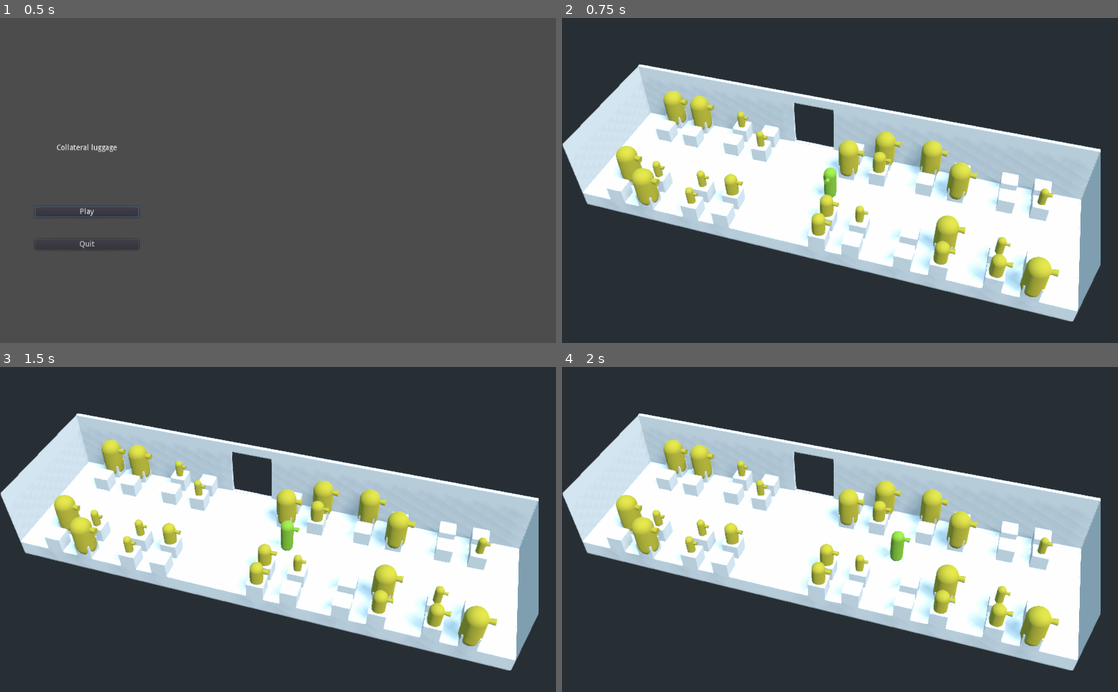
Above: before the commit, frames 1-4 (two rows, left to right).
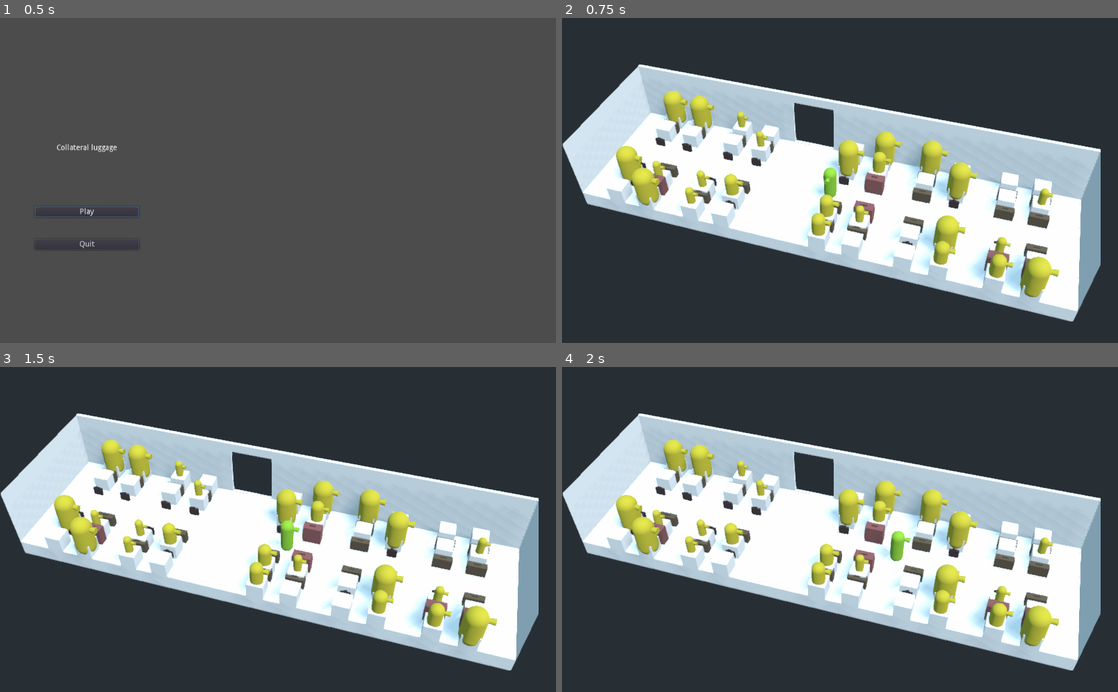
Above: after the commit, the same moments.

Repository: the-last-willy/game_jam_22_07
Game: Godot game, scene res://Game/Scenes/Main/Main.tscn
Two runs of this game, one before a commit and one after it. Both use one fixed random seed, a clock stepped at 60 frames per second and the inputs below.
Inputs (mouse positions are in pixels of both pictures, inside the frame that each line leads up to):
- Up to frame 1 (0.5 s): no input
- Up to frame 2 (0.75 s): click "Play" at 0.5 s
- Up to frame 3 (1.5 s): tap Enter (ui_accept) at 1.25 s; move the mouse to (400, 513) at 1.27 s; hold D (move_right) from 1.28 s (still down); tap Space (grab) at 1.35 s; click (400, 513) at 1.42 s
- Up to frame 4 (2 s): keep holding D (move_right); tap Enter (ui_accept) at 1.52 s

Frame 1 is identical in both runs. In frame 2, 2.4% of the frame differs, in the area x 11-88%, y 30-82%; in frame 3, 2.4%; in frame 4, 2.4%.

Commit message:
Seat luggage placement

Diff:
--- /dev/null
+++ b/Game/Props/Seat/Seat.gd
@@ -0,0 +1,16 @@
+extends Spatial
+
+enum LuggagePlacement { left, right }
+
+export(LuggagePlacement) var luggage_placement = LuggagePlacement.left
+
+var luggage_scene = load("res://Game/Props/Luggage/Luggage.tscn")
+
+func _ready():
+	var luggage = luggage_scene.instance()
+	match(luggage_placement):
+		LuggagePlacement.left:
+			luggage.transform = $LuggagePlacement/Left.transform
+		LuggagePlacement.right:
+			luggage.transform = $LuggagePlacement/Right.transform
+	add_child(luggage)
--- a/Game/Props/Seat/Seat.tscn
+++ b/Game/Props/Seat/Seat.tscn
@@ -1,6 +1,7 @@
-[gd_scene load_steps=4 format=2]
+[gd_scene load_steps=5 format=2]
 
 [ext_resource path="res://Game/Character/PassengerSpawner/PassengerSpawner.tscn" type="PackedScene" id=1]
+[ext_resource path="res://Game/Props/Seat/Seat.gd" type="Script" id=2]
 
 [sub_resource type="CubeMesh" id=1]
 size = Vector3( 0.5, 0.5, 0.5 )
@@ -9,6 +10,8 @@
 data = PoolVector3Array( -0.25, 0.25, 0.25, 0.25, 0.25, 0.25, -0.25, -0.25, 0.25, 0.25, 0.25, 0.25, 0.25, -0.25, 0.25,  …(608 unchanged characters)…
 
 [node name="Seat" type="Spatial"]
+script = ExtResource( 2 )
+luggage_placement = 1
 
 [node name="Model" type="MeshInstance" parent="."]
 transform = Transform( 1, 0, 0, 0, 1, 0, 0, 0, 1, 0, 0.25, 0 )
@@ -21,3 +24,11 @@
 shape = SubResource( 2 )
 
 [node name="PassengerSpawner" parent="." instance=ExtResource( 1 )]
+
+[node name="LuggagePlacement" type="Spatial" parent="."]
+
+[node name="Left" type="Spatial" parent="LuggagePlacement"]
+transform = Transform( 1, 0, 0, 0, 1, 0, 0, 0, 1, 0, 0, 0.5 )
+
+[node name="Right" type="Spatial" parent="LuggagePlacement"]
+transform = Transform( 1, 0, 0, 0, 1, 0, 0, 0, 1, 0, 0, -0.5 )
--- a/Game/Scenes/Level/AircraftCabin.tscn
+++ b/Game/Scenes/Level/AircraftCabin.tscn
@@ -167,15 +167,19 @@
 
 [node name="Seat" parent="AllSeats/Seats6" instance=ExtResource( 1 )]
 transform = Transform( 1, 0, 0, 0, 1, 0, 0, 0, 1, -0.5, 0, -0.375 )
+luggage_placement = 0
 
 [node name="Seat2" parent="AllSeats/Seats6" instance=ExtResource( 1 )]
 transform = Transform( 1, 0, 0, 0, 1, 0, 0, 0, 1, 0.5, 0, -0.375 )
+luggage_placement = 0
 
 [node name="Seat3" parent="AllSeats/Seats6" instance=ExtResource( 1 )]
 transform = Transform( 1, 0, 0, 0, 1, 0, 0, 0, 1, -0.5, 0, 0.375 )
+luggage_placement = 0
 
 [node name="Seat4" parent="AllSeats/Seats6" instance=ExtResource( 1 )]
 transform = Transform( 1, 0, 0, 0, 1, 0, 0, 0, 1, 0.5, 0, 0.375 )
+luggage_placement = 0
 
 [node name="Seats7" type="Spatial" parent="AllSeats"]
 transform = Transform( 1, 0, 0, 0, 1, 0, 0, 0, 1, 3.25, 0, -1.5 )
@@ -185,15 +189,19 @@
 
 [node name="Seat" parent="AllSeats/Seats7" instance=ExtResource( 1 )]
 transform = Transform( 1, 0, 0, 0, 1, 0, 0, 0, 1, -0.5, 0, -0.375 )
+luggage_placement = 0
 
 [node name="Seat2" parent="AllSeats/Seats7" instance=ExtResource( 1 )]
 transform = Transform( 1, 0, 0, 0, 1, 0, 0, 0, 1, 0.5, 0, -0.375 )
+luggage_placement = 0
 
 [node name="Seat3" parent="AllSeats/Seats7" instance=ExtResource( 1 )]
 transform = Transform( 1, 0, 0, 0, 1, 0, 0, 0, 1, -0.5, 0, 0.375 )
+luggage_placement = 0
 
 [node name="Seat4" parent="AllSeats/Seats7" instance=ExtResource( 1 )]
 transform = Transform( 1, 0, 0, 0, 1, 0, 0, 0, 1, 0.5, 0, 0.375 )
+luggage_placement = 0
 
 [node name="Seats8" type="Spatial" parent="AllSeats"]
 transform = Transform( 1, 0, 0, 0, 1, 0, 0, 0, 1, 5.75, 0, -1.5 )
@@ -203,15 +211,19 @@
 
 [node name="Seat" parent="AllSeats/Seats8" instance=ExtResource( 1 )]
 transform = Transform( 1, 0, 0, 0, 1, 0, 0, 0, 1, -0.5, 0, -0.375 )
+luggage_placement = 0
 
 [node name="Seat2" parent="AllSeats/Seats8" instance=ExtResource( 1 )]
 transform = Transform( 1, 0, 0, 0, 1, 0, 0, 0, 1, 0.5, 0, -0.375 )
+luggage_placement = 0
 
 [node name="Seat3" parent="AllSeats/Seats8" instance=ExtResource( 1 )]
 transform = Transform( 1, 0, 0, 0, 1, 0, 0, 0, 1, -0.5, 0, 0.375 )
+luggage_placement = 0
 
 [node name="Seat4" parent="AllSeats/Seats8" instance=ExtResource( 1 )]
 transform = Transform( 1, 0, 0, 0, 1, 0, 0, 0, 1, 0.5, 0, 0.375 )
+luggage_placement = 0
 
 [node name="Seats9" type="Spatial" parent="AllSeats"]
 transform = Transform( 1, 0, 0, 0, 1, 0, 0, 0, 1, -3.25, 0, -1.5 )
@@ -221,15 +233,19 @@
 
 [node name="Seat" parent="AllSeats/Seats9" instance=ExtResource( 1 )]
 transform = Transform( 1, 0, 0, 0, 1, 0, 0, 0, 1, -0.5, 0, -0.375 )
+luggage_placement = 0
 
 [node name="Seat2" parent="AllSeats/Seats9" instance=ExtResource( 1 )]
 transform = Transform( 1, 0, 0, 0, 1, 0, 0, 0, 1, 0.5, 0, -0.375 )
+luggage_placement = 0
 
 [node name="Seat3" parent="AllSeats/Seats9" instance=ExtResource( 1 )]
 transform = Transform( 1, 0, 0, 0, 1, 0, 0, 0, 1, -0.5, 0, 0.375 )
+luggage_placement = 0
 
 [node name="Seat4" parent="AllSeats/Seats9" instance=ExtResource( 1 )]
 transform = Transform( 1, 0, 0, 0, 1, 0, 0, 0, 1, 0.5, 0, 0.375 )
+luggage_placement = 0
 
 [node name="Seats10" type="Spatial" parent="AllSeats"]
 transform = Transform( 1, 0, 0, 0, 1, 0, 0, 0, 1, -5.75, 0, -1.5 )
@@ -239,12 +255,16 @@
 
 [node name="Seat" parent="AllSeats/Seats10" instance=ExtResource( 1 )]
 transform = Transform( 1, 0, 0, 0, 1, 0, 0, 0, 1, -0.5, 0, -0.375 )
+luggage_placement = 0
 
 [node name="Seat2" parent="AllSeats/Seats10" instance=ExtResource( 1 )]
 transform = Transform( 1, 0, 0, 0, 1, 0, 0, 0, 1, 0.5, 0, -0.375 )
+luggage_placement = 0
 
 [node name="Seat3" parent="AllSeats/Seats10" instance=ExtResource( 1 )]
 transform = Transform( 1, 0, 0, 0, 1, 0, 0, 0, 1, -0.5, 0, 0.375 )
+luggage_placement = 0
 
 [node name="Seat4" parent="AllSeats/Seats10" instance=ExtResource( 1 )]
 transform = Transform( 1, 0, 0, 0, 1, 0, 0, 0, 1, 0.5, 0, 0.375 )
+luggage_placement = 0
